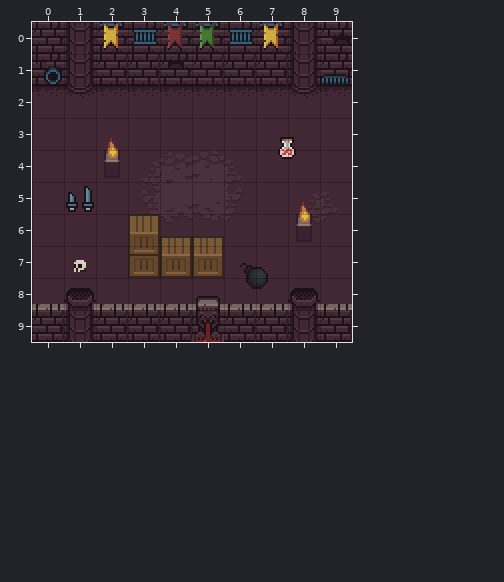
Tiled map, stored at Tests/SKTiledKitTests/Resources/Maps/Ready Player 1.tmx. Above, as it was before the edit.
Cells are 16x16 px. Shown: x 0..9, y 0..9.
The result:
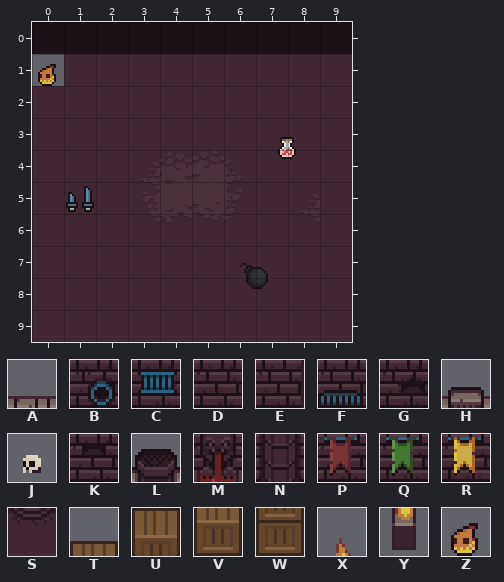
Key: from "Retro": A 1, B 3, C 7, D 17, E 18, F 20, G 36, H 48, J 49, K 52, L 54, M 64, N 70, P 76, Q 77, R 79, S 86, T 101, U 102, V 117, W 118, X 152, Y 168, Z 210.
_ is an empty cell.
From old to new:
Layer "Floor":
Tile Z is added in row 1 at x 0.
Layer "Level" (now hidden):
The edit erases tile A in row 8 at x 0, 2 to 4, 6 to 7 and 9.
The edit erases tile B in row 1 at x 0.
The edit erases tile C in row 0 at x 3 and 6.
The edit erases tile D in row 0 at x 0.
The edit erases tile E in row 1 at x 2 to 3 and 5 to 7; in row 9 at x 0, 2 to 4, 6 to 7 and 9.
The edit erases tile F in row 1 at x 9.
The edit erases tile G in row 0 at x 9.
The edit erases tile H in row 8 at x 5.
The edit erases tile J in row 7 at x 1.
The edit erases tile K in row 1 at x 4.
The edit erases tile L in row 8 at x 1 and 8.
The edit erases tile M in row 9 at x 5.
The edit erases tile N in rows 0 to 1 at x 1 and 8; in row 9 at x 1 and 8.
The edit erases tile P in row 0 at x 4.
The edit erases tile Q in row 0 at x 5.
The edit erases tile R in row 0 at x 2 and 7.
The edit erases tile S in row 2 at x 1 and 8.
The edit erases tile T in row 6 at x 4 to 5.
The edit erases tile U in row 6 at x 3.
The edit erases tile V in row 7 at x 4 to 5.
The edit erases tile W in row 7 at x 3.
The edit erases tile X in row 3 at x 2; in row 5 at x 8.
The edit erases tile Y in row 4 at x 2; in row 6 at x 8.
